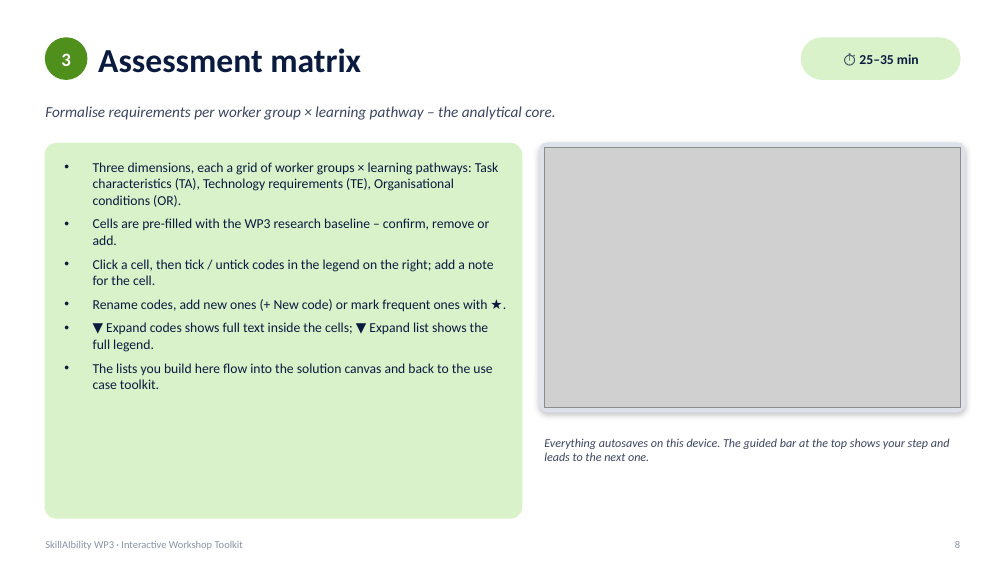
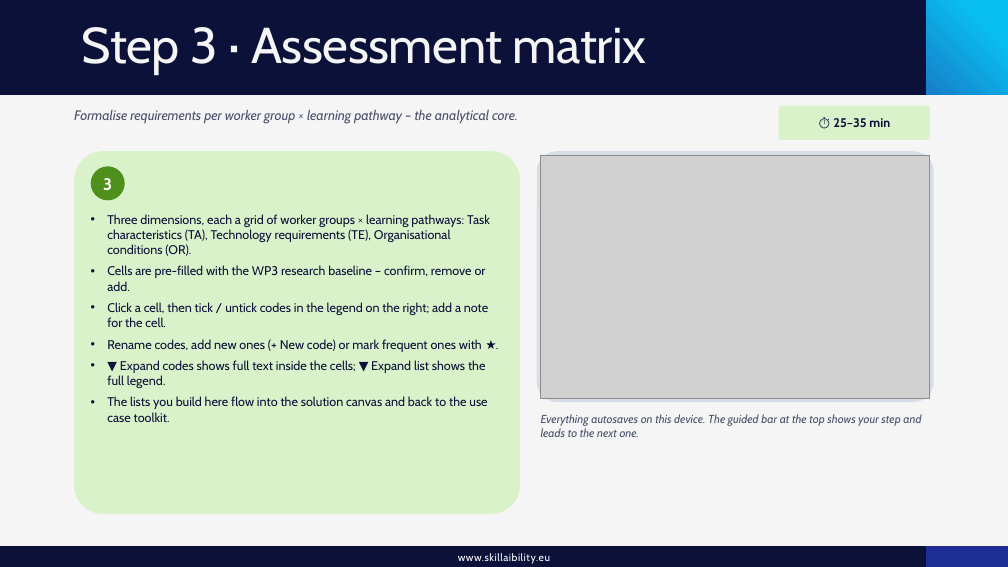
Before and after one commit to DiamondCao1996/SkillAIbility-WP3, a slide deck: slide 8 of docs/SkillAIbility_WP3_Workshop_Procedure.pptx. Drawn at 1008x567 pixels with LibreOffice and Linux fonts; fonts in the diff are those of the drawing; grey boxes stand for pictures; background and template pictures are left out. Boxes give left, top, right and bottom in pixels: in the first picture for what was removed or moved away, otherwise in the second. Text is boxed around its words. In the diff, an @@ line names an element or a change of style, - is before the commit and + after.

```diff
--- a/docs/SkillAIbility_WP3_Workshop_Procedure.pptx
+++ b/docs/SkillAIbility_WP3_Workshop_Procedure.pptx
@@ background #FFFFFF to #F5F5F5 @@
@@ rectangle added at [0,0,1008,95], fill #0B1138 @@
@@ title at [82,27,647,74]: text changed; size 32 to 48 pt; font Calibri to Cabin; text colour #0B1B3F to #F5F5F5; bold off @@
-Assessment matrix
+Step 3 · Assessment matrix
@@ rectangle added at [926,0,1008,567], fill gradient #1D2D95 to #177BC7 to #09BEF1 @@
@@ ellipse removed at [45,38,87,79] @@
@@ rounded rectangle removed at [802,38,960,79] @@
@@ rectangle added at [0,95,1008,546], fill #F5F5F5, 18 pt, text #FFFFFF @@
+`
@@ text "Formalise requirements per worker group ...": place and size @@
-text "Formalise requirements per worker group ..." at [45,106,555,120]
+text "Formalise requirements per worker group ..." at [74,109,518,124]
@@ text "Formalise requirements per worker group ..." at [74,109,518,124]: size 14.5 to 13 pt, font Calibri to Cabin, text colour #3B4560 to #4A526B; more space between paragraphs; vertical alignment middle to top @@
@@ rounded rectangle "⏱ 25–35 min": place and size @@
-rounded rectangle "⏱ 25–35 min" at [859,54,919,64]
+rounded rectangle "⏱ 25–35 min" at [779,106,930,140]
@@ rounded rectangle "⏱ 25–35 min" at [779,106,930,140]: size 13 to 12 pt, font Calibri to Cabin, text colour #0B1B3F to #0B1138; fill none to #D9F2C9 @@
@@ rounded rectangle: place and size @@
-rounded rectangle at [45,144,522,518]
+rounded rectangle at [74,151,520,514]
@@ rounded rectangle at [74,151,520,514]: outline #D9F2C9 1.5 pt to none; proportions changed @@
@@ ellipse "3": place and size @@
-ellipse "3" at [61,53,71,66]
+ellipse "3" at [91,166,125,200]
@@ ellipse "3" at [91,166,125,200]: size 18 to 16 pt, font Calibri to Cabin; fill none to #4F8F1C @@
@@ rounded rectangle: place and size @@
-rounded rectangle at [540,143,965,412]
+rounded rectangle at [537,151,934,402]
@@ rounded rectangle at [537,151,934,402]: fill #DDE2EA to #D8DEE8; outline #DDE2EA 1 pt to none; shadow off; proportions changed @@
@@ picture: place and size @@
-picture at [544,147,960,408]
+picture at [541,155,930,399]
@@ text "Three dimensions, each a grid ...": place and size @@
-text "Three dimensions, each a grid ..." at [93,162,499,389]
+text "Three dimensions, each a grid ..." at [107,214,490,422]
@@ text "Three dimensions, each a grid ..." at [107,214,490,422]: size 13 to 12 pt, font Calibri to Cabin, text colour #0B1B3F to #0B1138; indent changed; less space between paragraphs @@
@@ text "Everything autosaves on this device. ...": place and size @@
-text "Everything autosaves on this device. ..." at [544,438,950,461]
+text "Everything autosaves on this device. ..." at [541,414,921,437]
@@ text "Everything autosaves on this device. ..." at [541,414,921,437]: size 11.5 to 11 pt, font Calibri to Cabin, text colour #3B4560 to #4A526B; more space between paragraphs; vertical alignment middle to top @@
@@ rectangle added at [0,546,1008,567], fill #0B1138, 10 pt, text #FFFFFF @@
+www.skillaibility.eu
@@ text removed at [45,541,243,550] @@
-SkillAIbility WP3 · Interactive Workshop Toolkit
@@ text removed at [955,541,960,548] @@
-8
```
Also in this commit, not shown: 11 other slides changed, 1 slide added.
